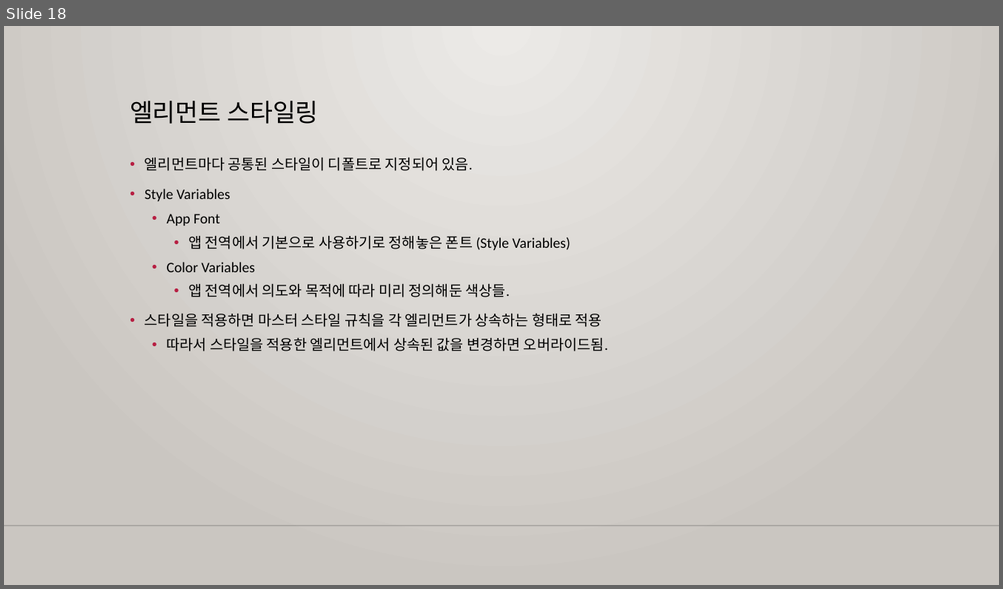
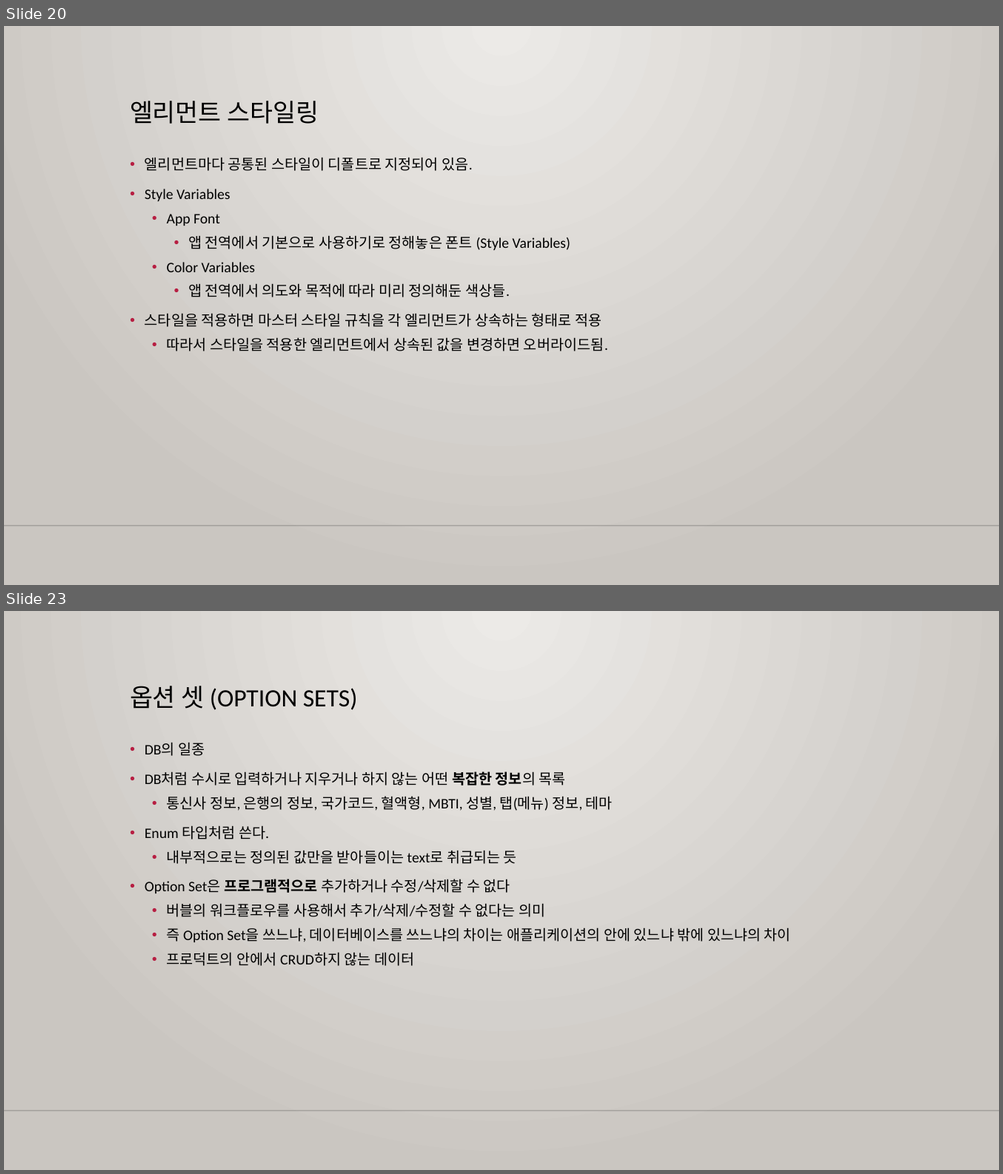
Before and after one commit to m00nlygreat/obsidian-vault, a slide deck: 노코드 엔지니어링/노코드 최강자 버블.pptx. Shown one above the other, each under a label of ours: slide 18 before the commit, slides 20 and 23 after it; the slides between them are not shown. The pictures are 1003x589 and 1003x1174 pixels, drawn with LibreOffice and Linux fonts; fonts in the diff are those of the drawing; background and template pictures are left out. Boxes give left, top, right and bottom in pixels: in the first picture for what was removed or moved away, otherwise in the second. Text is boxed around its words. In the diff, an @@ line names an element or a change of style, - is before the commit and + after.

Commit message:
백업 완료: 2023-11-26 06:58:20
Affected files:
노코드 엔지니어링/노코드 최강자 버블.md
노코드 엔지니어링/노코드 최강자 버블.pptx

```diff
--- a/노코드 엔지니어링/노코드 최강자 버블.pptx
+++ b/노코드 엔지니어링/노코드 최강자 버블.pptx
@@ slide 23 added at (x1=4, y1=611, x2=999, y2=1170), background gradient #ECEAE7 to #CAC7C1; not listed: 1 template element that a slide beside it also shows @@
@@ title added at (x1=130, y1=686, x2=358, y2=710), 24 pt, text #000000 @@
+옵션 셋 (OPTION SETS)
@@ text added at (x1=145, y1=742, x2=791, y2=966), 14 pt, text #000000 @@
+• DB의 일종
+• DB처럼 수시로 입력하거나 지우거나 하지 않는 어떤 복잡한 정보의 목록
+  • 통신사 정보, 은행의 정보, 국가코드, 혈액형, MBTI, 성별, 탭(메뉴) 정보, 테마
+• Enum 타입처럼 쓴다.
+  • 내부적으로는 정의된 값만을 받아들이는 text로 취급되는 듯
+• Option Set은 프로그램적으로 추가하거나 수정/삭제할 수 없다
+  • 버블의 워크플로우를 사용해서 추가/삭제/수정할 수 없다는 의미
+  • 즉 Option Set을 쓰느냐, 데이터베이스를 쓰느냐의 차이는 애플리케이션의 안에 있느냐 밖에 있느냐의 차이
+  • 프로덕트의 안에서 CRUD하지 않는 데이터
@@ what was slide 18 is now slide 20 @@
```
Also in this commit, not shown: 6 slides changed, 2 other slides added, 1 other file.
